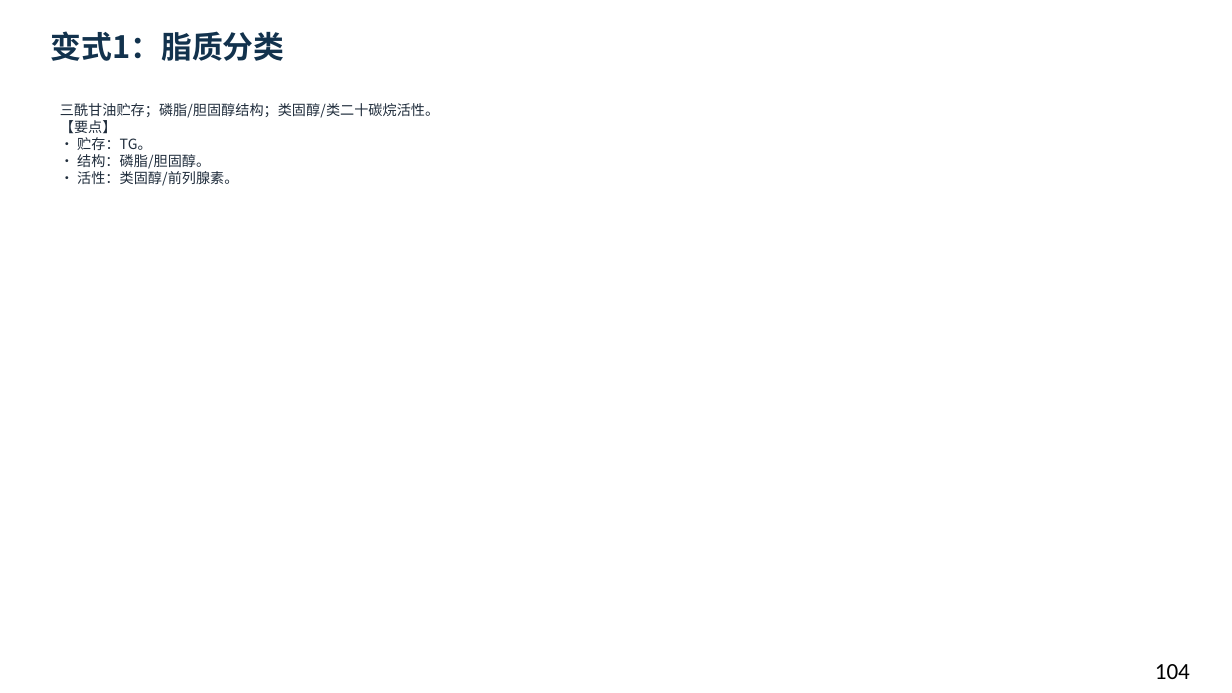
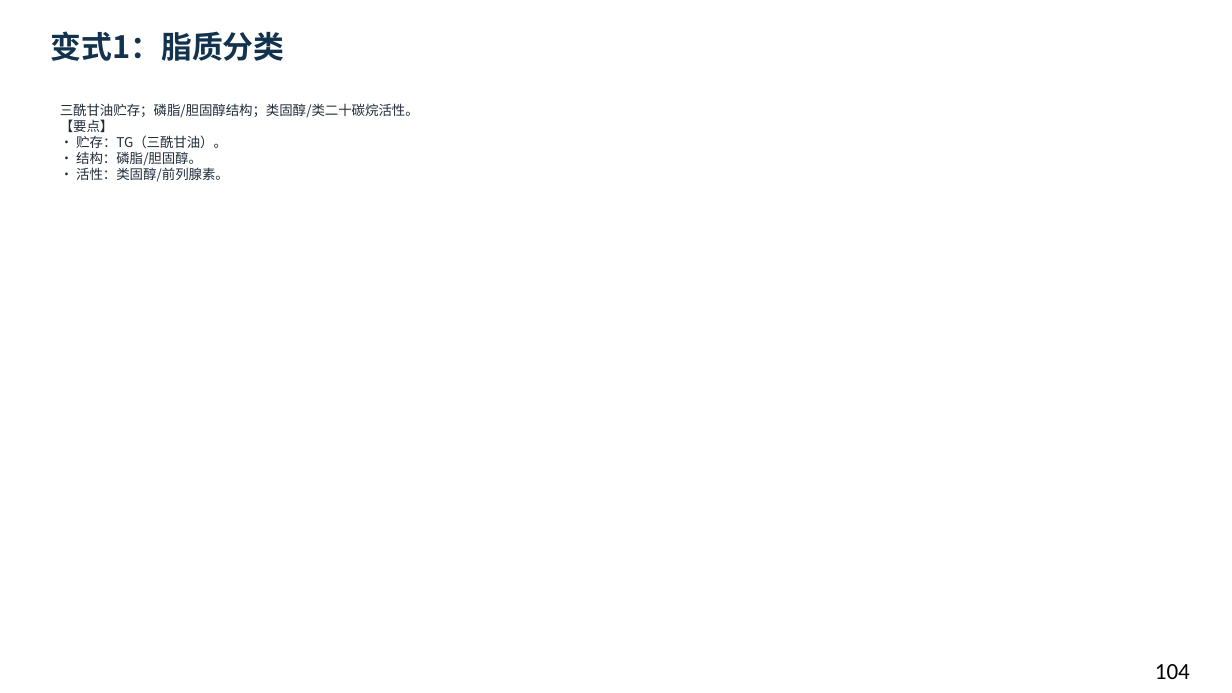
Before and after one commit to newkan-li/Biochemistry, a slide deck: slide 104 of downloads/bc10-ai-style.pptx. Drawn at 1232x693 pixels with LibreOffice and Linux fonts; fonts in the diff are those of the drawing. Boxes give left, top, right and bottom in pixels: in the first picture for what was removed or moved away, otherwise in the second. Text is boxed around its words. In the diff, an @@ line names an element or a change of style, - is before the commit and + after.

```diff
--- a/downloads/bc10-ai-style.pptx
+++ b/downloads/bc10-ai-style.pptx
@@ text at bbox=[60, 103, 419, 182]: text changed; size 11 to 10.5 pt @@
-三酰甘油贮存；磷脂/胆固醇结构；类固醇/类二十碳烷活性。
-【要点】
-• 贮存：TG。
-• 结构：磷脂/胆固醇。
-• 活性：类固醇/前列腺素。
+三酰甘油贮存；磷脂/胆固醇结构；类固醇/类二十碳烷活性。
+【要点】
+• 贮存：TG（三酰甘油）。
+• 结构：磷脂/胆固醇。
+• 活性：类固醇/前列腺素。
```
Also in this commit, not shown: 122 other slides changed, 2 other files.
